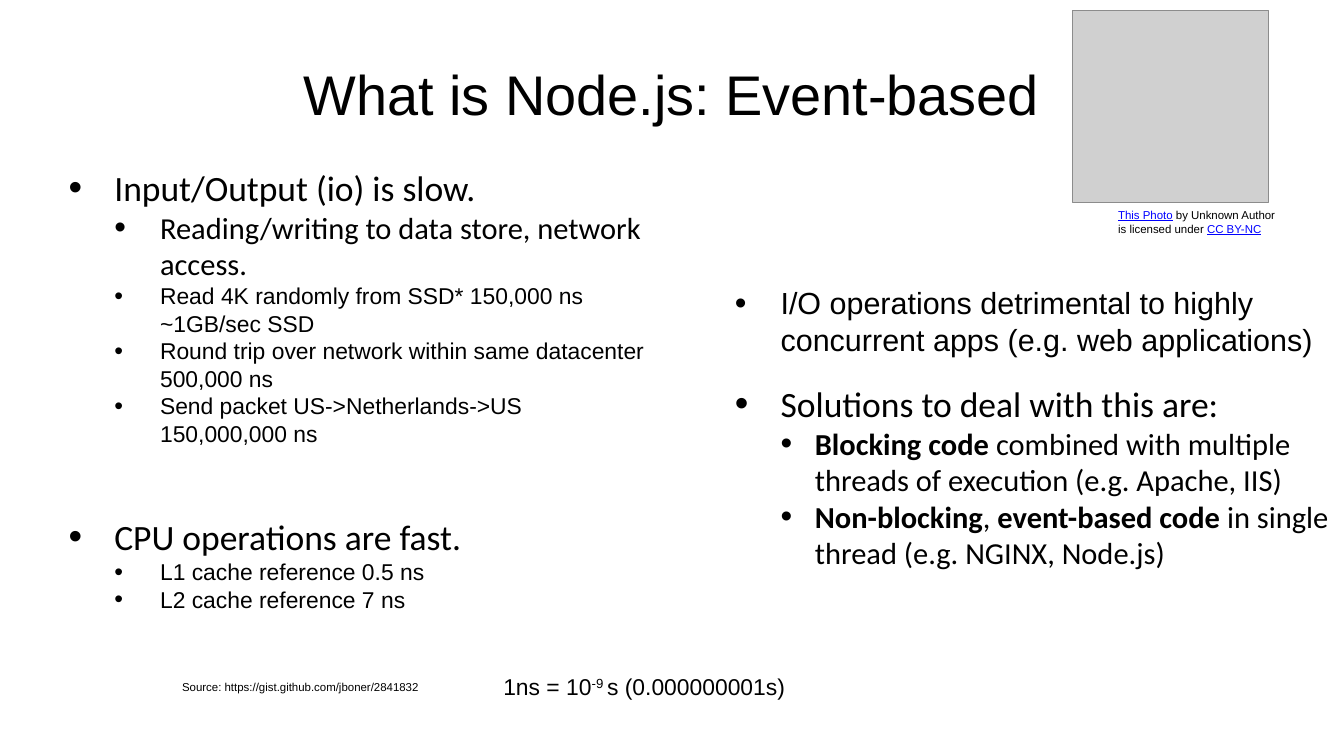
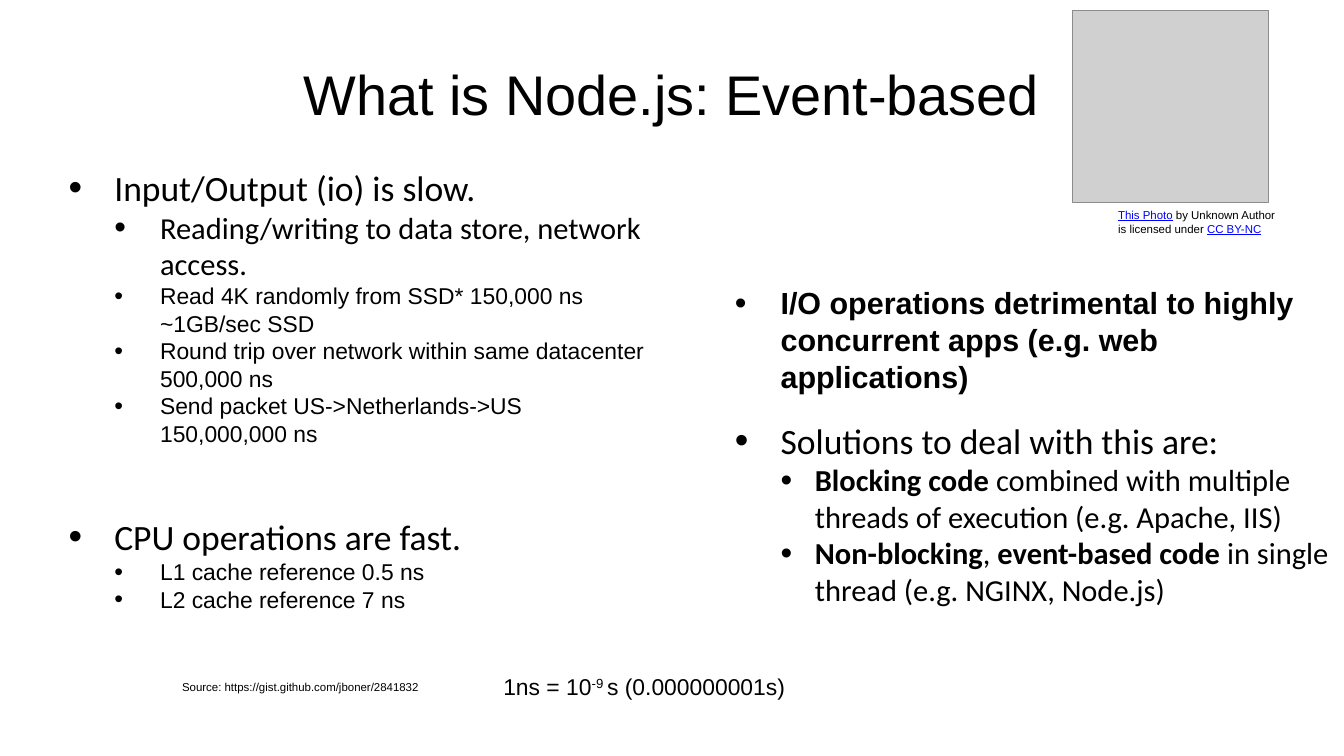
Before and after one commit to diarmuidoconnor/wad2, a slide deck: slide 7 of topic07/talk-1/node-2019.pptx. Drawn at 1344x756 pixels with LibreOffice and Linux fonts; fonts in the diff are those of the drawing; grey boxes stand for pictures. Boxes give left, top, right and bottom in pixels: in the first picture for what was removed or moved away, otherwise in the second. Text is boxed around its words. In the diff, an @@ line names an element or a change of style, - is before the commit and + after.

```diff
--- a/topic07/talk-1/node-2019.pptx
+++ b/topic07/talk-1/node-2019.pptx
@@ text at (781,292,1294,394): bold on in "I/O operations detrimental to highly concurrent apps ..." @@
```
Also in this commit, not shown: 4 other slides changed, 3 other files.
